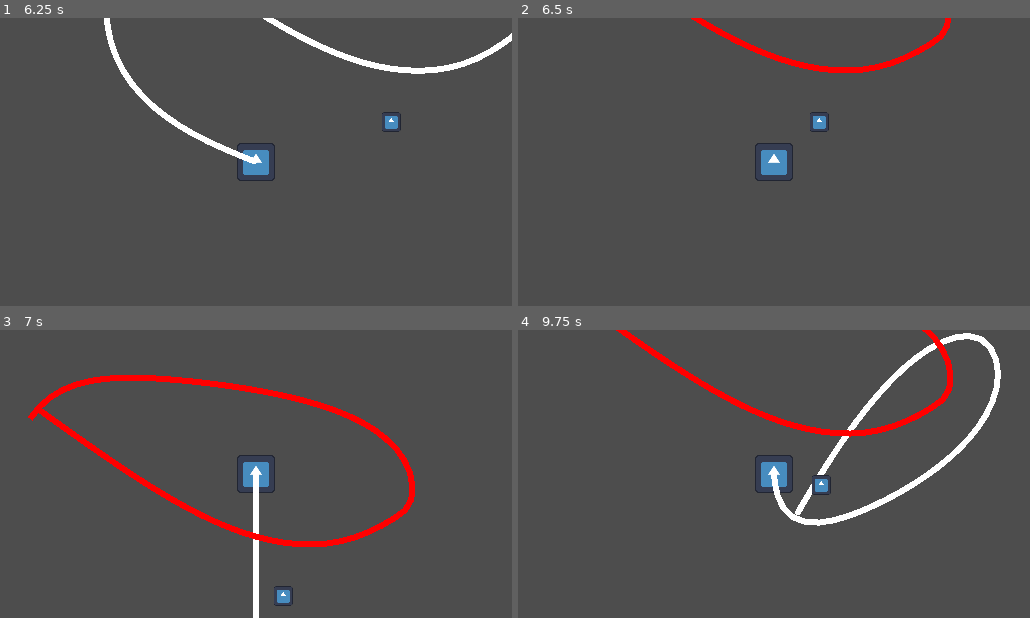
Above: before the commit, frames 1-4 (two rows, left to right).
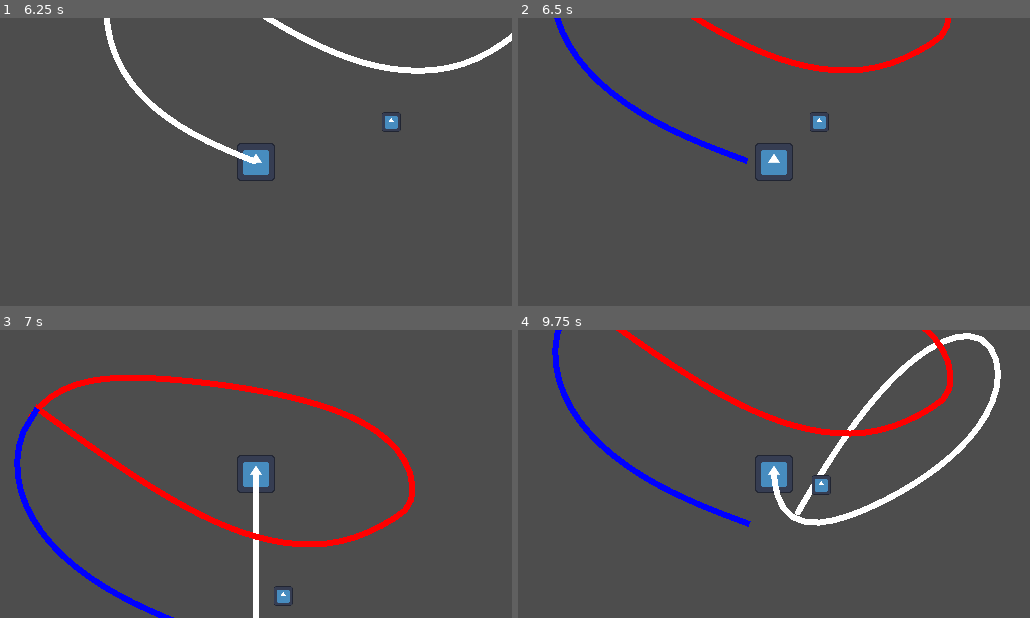
Above: after the commit, the same moments.

Repository: elementary-luke/GMTK2025
Game: Godot game, scene res://scenes/main.tscn
Same seed, same stepped clock (60 frames per second), same inputs: the game is played once before the commit and once after it. The engine's default icon, where the game draws it, is replaced by a stand-in: a white triangle on a blue panel in a dark square.
Inputs:
- Up to frame 1 (6.25 s): tap Enter at 0.5 s; hold Right (right) 0.53-1.28 s; hold Space (main_action) 0.53-1.28 s; hold Down (down) 1.28-2.03 s; tap Space (main_action) every 1.5 s from 1.35 to 5.85 s; hold Right (right) 2.03-2.78 s; hold Space (main_action) 2.03-2.78 s; hold Up (up) 2.78-3.53 s; hold Space (main_action) 3.53-4.28 s; hold Left (left) 3.53-5.03 s; hold Down (down) 5.03-5.78 s; hold Space (main_action) 5.03-5.78 s; hold Right (right) from 5.78 s (still down)
- Up to frame 2 (6.5 s): keep holding Right (right)
- Up to frame 3 (7 s): release Right (right) at 6.53 s; hold Up (up) from 6.53 s (still down); hold Space (main_action) from 6.53 s (still down)
- Up to frame 4 (9.75 s): release Up (up) at 7.28 s; release Space (main_action) at 7.28 s; hold Right (right) 7.28-8.03 s; tap Space (main_action) at 7.35, 8.85 s; hold Down (down) 8.03-8.78 s; hold Space (main_action) 8.03-8.78 s; hold Left (left) 8.78-9.53 s; hold Up (up) from 9.53 s (still down); hold Space (main_action) from 9.53 s (still down)

Frame 1 is identical in both runs. In frame 2, 1.0% of the frame differs, in the area x 7-45%, y 0-51%; in frame 3, 1.2%; in frame 4, 1.2%, in the area x 6-46%, y 0-69%.

Commit message:
CutLine shown

Diff:
--- a/rope.gd
+++ b/rope.gd
@@ -37,6 +37,7 @@
 	if j - i > segments_in_loop:
 		$Loop.points = $Line.points.slice(i, j)
 		Global.Player.casting_rope = false
+		$CutLine.points = $Line.points.slice(0, i + 1) + $Line.points.slice(j)
 		$Line.clear_points()
 		segments.clear()
 
--- a/scenes/main.tscn
+++ b/scenes/main.tscn
@@ -38,8 +38,13 @@
 end_cap_mode = 2
 
 [node name="Loop" type="Line2D" parent="Rope"]
+closed = true
 width = 2.0
 default_color = Color(1, 0, 0, 1)
+
+[node name="CutLine" type="Line2D" parent="Rope"]
+width = 2.0
+default_color = Color(0, 0, 1, 1)
 
 [node name="Enemy" type="CharacterBody2D" parent="."]
 position = Vector2(54, 13)
